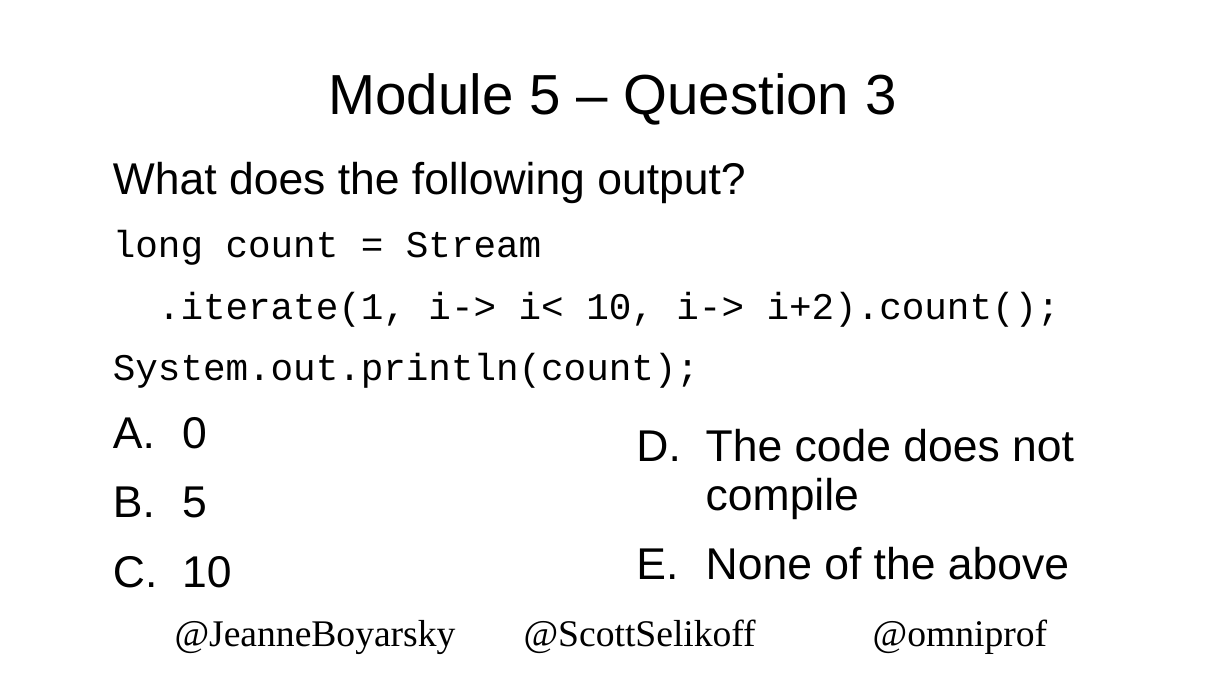
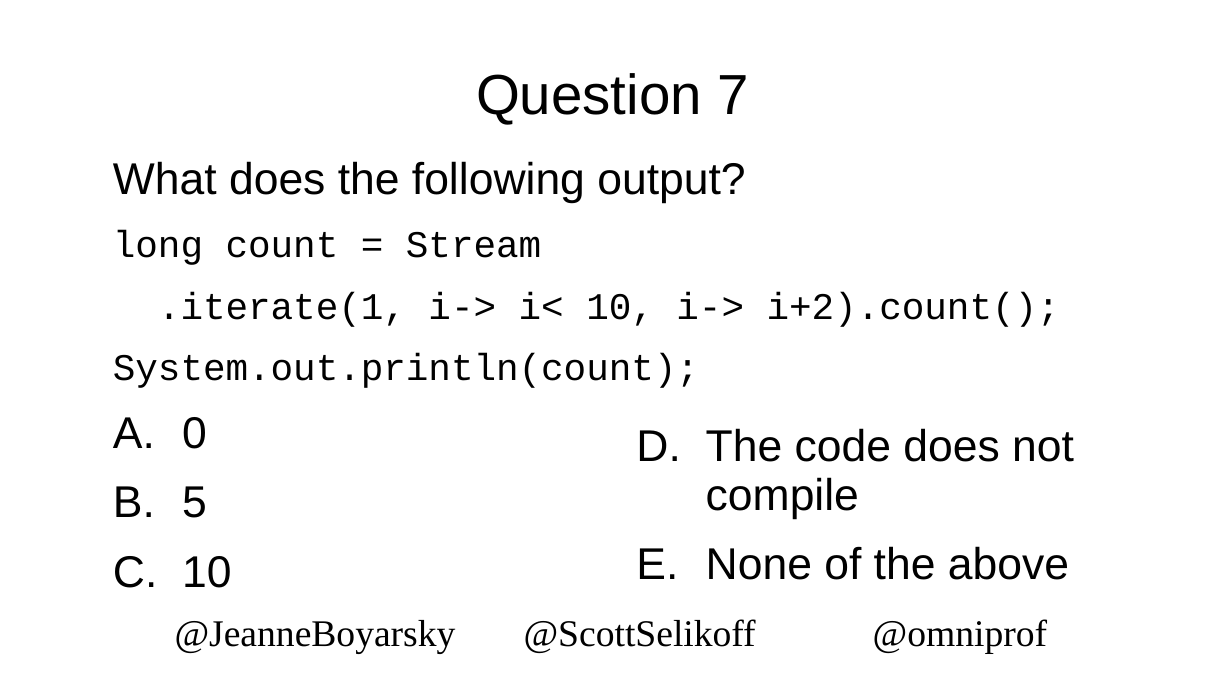
Before and after one commit to boyarsky/2019-oraclecodeone-cert-hol, a slide deck: slide 64 of 2019-OracleCodeOne-HOL.pptx. Drawn at 1232x693 pixels with LibreOffice and Linux fonts; fonts in the diff are those of the drawing; background and template pictures are left out. Boxes give left, top, right and bottom in pixels: in the first picture for what was removed or moved away, otherwise in the second. Text is boxed around its words. In the diff, an @@ line names an element or a change of style, - is before the commit and + after.

```diff
--- a/2019-OracleCodeOne-HOL.pptx
+++ b/2019-OracleCodeOne-HOL.pptx
@@ title at (476,73,749,125): text changed @@
-Module 5 – Question 3
+Question 7
```
Also in this commit, not shown: 5 other slides changed.
